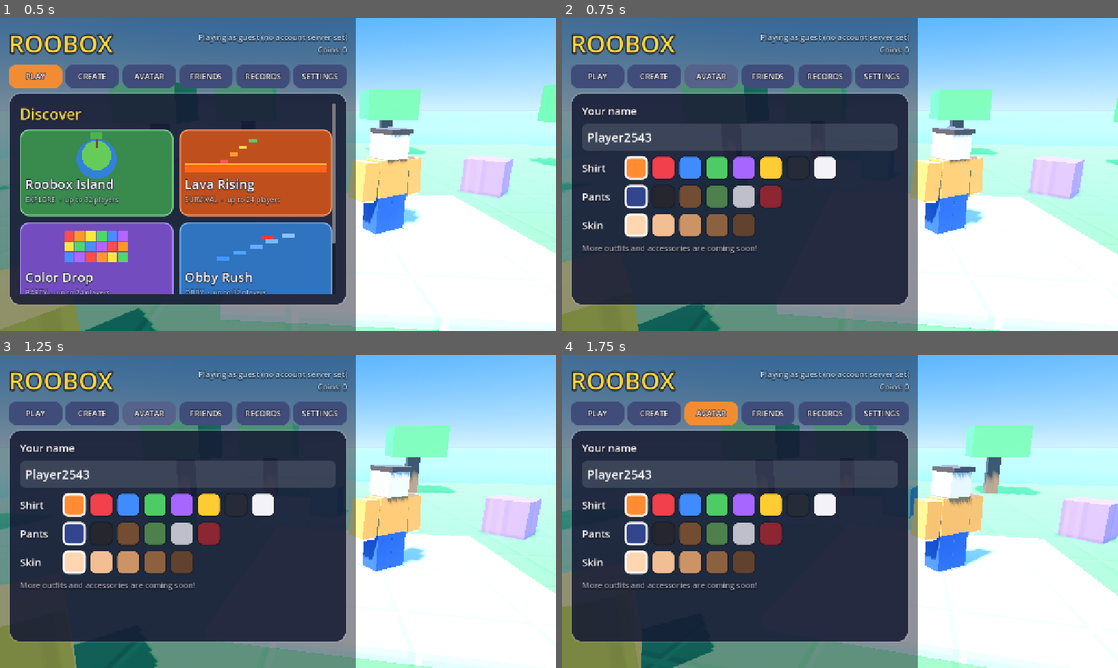
Above: before the commit, frames 1-4 (two rows, left to right).
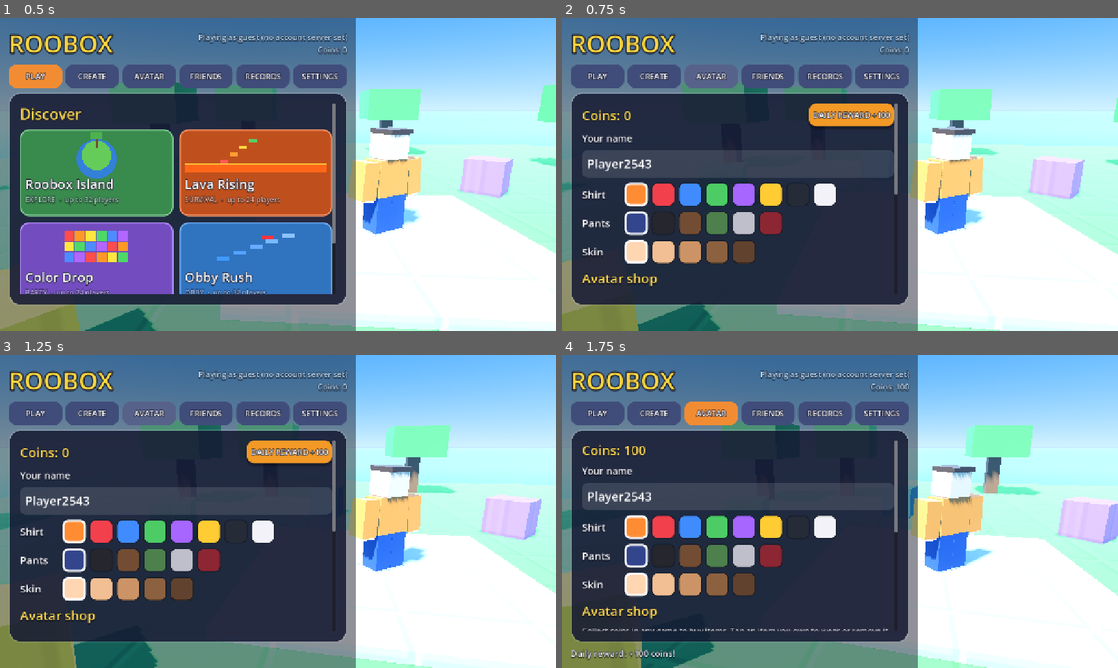
Above: after the commit, the same moments.

Repository: hishamnasrallah/Roobox
Game: Godot game, scene res://scenes/main.tscn
Same seed, same stepped clock (60 frames per second), same inputs: the game is played once before the commit and once after it.
Inputs (mouse positions are in pixels of both pictures, inside the frame that each line leads up to):
- Up to frame 1 (0.5 s): no input
- Up to frame 2 (0.75 s): click "AVATAR" at 0.5 s
- Up to frame 3 (1.25 s): no input
- Up to frame 4 (1.75 s): click (851, 452) at 1.25 s, where only the run after the commit has a clickable "DAILY REWARD +100"

Frame 1 is identical in both runs. In frame 2, 17% of the frame differs, in the area x 3-61%, y 27-86%; in frame 3, 17%; in frame 4, 16%.

Commit message:
Avatar shop and coin economy (v0.7)
- 15 procedural avatar items in 4 slots (hat, face, neck, back):
  party hat, beanie, cap, headphones, top hat, cowboy hat, viking horns,
  crown, halo, glasses, sunglasses, scarf, backpack, cape, angel wings
- Wallet = collected coins - spent; buy, wear/remove, daily reward
- Worn items are part of the player profile, sanitized by the server
  and shown on remote players; shop state syncs to the cloud
- AVATAR tab: wallet, daily reward, colors and the shop grid
- CI: shop test

Co-Authored-By: Claude Opus 5.5 <noreply@anthropic.com>
Claude-Session: https://claude.ai/code/session_016rzuTQe39KTYFPzzfvv5Rk

Diff:
--- a/game/project.godot
+++ b/game/project.godot
@@ -7,7 +7,7 @@
 
 config/name="Roobox"
 config/description="Blocky 3D multiplayer sandbox - Android first."
-config/version="0.6.0"
+config/version="0.7.0"
 run/main_scene="res://scenes/main.tscn"
 config/features=PackedStringArray("4.7", "Mobile")
 boot_splash/bg_color=Color(0.07, 0.09, 0.16, 1)
--- a/game/scripts/autoload/game.gd
+++ b/game/scripts/autoload/game.gd
@@ -45,6 +45,14 @@
 var server_address: String = "127.0.0.1"
 ## Coins collected across all sessions (saved locally + in the cloud).
 var lifetime_coins: int = 0
+## Coins spent in the avatar shop. Wallet = lifetime_coins - spent_coins.
+var spent_coins: int = 0
+var owned_items: Array = []
+## slot -> item id
+var equipped: Dictionary = {}
+var last_daily: String = ""
+
+const DAILY_REWARD := 100
 ## Account server (Nakama), e.g. "http://203.0.113.5:7350". Empty = guest.
 var backend_url: String = ""
 var backend_key: String = "defaultkey"
@@ -96,6 +104,10 @@
 		best_times = cfg.get_value("stats", "best_times", {}) as Dictionary
 		lifetime_coins = int(cfg.get_value("stats", "coins", 0))
 		best_scores = cfg.get_value("stats", "best_scores", {}) as Dictionary
+		spent_coins = int(cfg.get_value("shop", "spent", 0))
+		owned_items = cfg.get_value("shop", "owned", []) as Array
+		equipped = cfg.get_value("shop", "equipped", {}) as Dictionary
+		last_daily = str(cfg.get_value("shop", "last_daily", ""))
 		backend_url = str(cfg.get_value("online", "backend_url", ""))
 		backend_key = str(cfg.get_value("online", "backend_key", "defaultkey"))
 		device_id = str(cfg.get_value("online", "device_id", ""))
@@ -119,6 +131,10 @@
 	cfg.set_value("stats", "best_times", best_times)
 	cfg.set_value("stats", "coins", lifetime_coins)
 	cfg.set_value("stats", "best_scores", best_scores)
+	cfg.set_value("shop", "spent", spent_coins)
+	cfg.set_value("shop", "owned", owned_items)
+	cfg.set_value("shop", "equipped", equipped)
+	cfg.set_value("shop", "last_daily", last_daily)
 	cfg.set_value("online", "backend_url", backend_url)
 	cfg.set_value("online", "backend_key", backend_key)
 	cfg.set_value("online", "device_id", device_id)
@@ -137,7 +153,70 @@
 		"shirt": SHIRT_COLORS[shirt_index],
 		"pants": PANTS_COLORS[pants_index],
 		"skin": SKIN_COLORS[skin_index],
+		"items": equipped_ids(),
 	}
+
+
+# ----------------------------------------------------------------- shop ---
+
+func wallet() -> int:
+	return maxi(lifetime_coins - spent_coins, 0)
+
+
+func owns(id: String) -> bool:
+	return id in owned_items
+
+
+func equipped_ids() -> Array:
+	var out: Array = []
+	for slot in AvatarItems.SLOTS:
+		var id := str(equipped.get(slot, ""))
+		if id != "" and owns(id):
+			out.append(id)
+	return out
+
+
+## Buys an item with coins. Returns "" on success or an error message.
+func buy(id: String) -> String:
+	var it := AvatarItems.get_item(id)
+	if it.is_empty():
+		return "Unknown item"
+	if owns(id):
+		return "You already own it"
+	var price: int = it["price"]
+	if wallet() < price:
+		return "Not enough coins (%d more needed)" % (price - wallet())
+	spent_coins += price
+	owned_items.append(id)
+	equipped[it["slot"]] = id
+	save_profile()
+	return ""
+
+
+## Equips an owned item, or takes it off if it is already worn.
+func toggle_equip(id: String) -> void:
+	var it := AvatarItems.get_item(id)
+	if it.is_empty() or not owns(id):
+		return
+	var slot: String = it["slot"]
+	if equipped.get(slot, "") == id:
+		equipped.erase(slot)
+	else:
+		equipped[slot] = id
+	save_profile()
+
+
+func daily_available() -> bool:
+	return last_daily != Time.get_date_string_from_system()
+
+
+func claim_daily() -> int:
+	if not daily_available():
+		return 0
+	last_daily = Time.get_date_string_from_system()
+	lifetime_coins += DAILY_REWARD
+	save_profile()
+	return DAILY_REWARD
 
 
 # ---------------------------------------------------------------- state ---
--- a/game/scripts/autoload/network.gd
+++ b/game/scripts/autoload/network.gd
@@ -302,7 +302,21 @@
 		"shirt": _color(info.get("shirt"), Game.SHIRT_COLORS[0]),
 		"pants": _color(info.get("pants"), Game.PANTS_COLORS[0]),
 		"skin": _color(info.get("skin"), Game.SKIN_COLORS[0]),
+		"items": _items(info.get("items")),
 	}
+
+
+func _items(v: Variant) -> Array:
+	var out: Array = []
+	var slots: Dictionary = {}
+	if v is Array:
+		for id in v:
+			var it := AvatarItems.get_item(str(id))
+			if it.is_empty() or slots.has(it["slot"]):
+				continue
+			slots[it["slot"]] = true
+			out.append(str(id))
+	return out
 
 
 func _color(v: Variant, fallback: Color) -> Color:
--- /dev/null
+++ b/game/scripts/avatar/items.gd
@@ -0,0 +1,166 @@
+class_name AvatarItems
+extends RefCounted
+## Avatar shop catalog. Every item is built from primitives at runtime,
+## so the APK stays small. Slots: hat, face, neck, back (one item each).
+
+const ITEMS: Array[Dictionary] = [
+	{"id": "party_hat", "name": "Party Hat", "slot": "hat", "price": 50, "color": Color(1.0, 0.4, 0.7)},
+	{"id": "beanie", "name": "Beanie", "slot": "hat", "price": 80, "color": Color(0.3, 0.55, 1.0)},
+	{"id": "cap", "name": "Cap", "slot": "hat", "price": 100, "color": Color(0.95, 0.25, 0.3)},
+	{"id": "headphones", "name": "Headphones", "slot": "hat", "price": 200, "color": Color(0.15, 0.15, 0.2)},
+	{"id": "top_hat", "name": "Top Hat", "slot": "hat", "price": 250, "color": Color(0.1, 0.1, 0.12)},
+	{"id": "cowboy", "name": "Cowboy Hat", "slot": "hat", "price": 300, "color": Color(0.55, 0.35, 0.18)},
+	{"id": "horns", "name": "Viking Horns", "slot": "hat", "price": 400, "color": Color(0.95, 0.92, 0.8)},
+	{"id": "crown", "name": "Crown", "slot": "hat", "price": 600, "color": Color(1.0, 0.8, 0.2)},
+	{"id": "halo", "name": "Halo", "slot": "hat", "price": 800, "color": Color(1.0, 0.95, 0.5)},
+	{"id": "glasses", "name": "Glasses", "slot": "face", "price": 90, "color": Color(0.2, 0.25, 0.4)},
+	{"id": "sunglasses", "name": "Sunglasses", "slot": "face", "price": 150, "color": Color(0.05, 0.05, 0.08)},
+	{"id": "scarf", "name": "Scarf", "slot": "neck", "price": 120, "color": Color(0.9, 0.3, 0.25)},
+	{"id": "backpack", "name": "Backpack", "slot": "back", "price": 200, "color": Color(0.3, 0.6, 0.35)},
+	{"id": "cape", "name": "Hero Cape", "slot": "back", "price": 450, "color": Color(0.85, 0.15, 0.2)},
+	{"id": "wings", "name": "Angel Wings", "slot": "back", "price": 1000, "color": Color(1.0, 1.0, 1.0)},
+]
+const SLOTS: Array[String] = ["hat", "face", "neck", "back"]
+
+
+static func get_item(id: String) -> Dictionary:
+	for it in ITEMS:
+		if it["id"] == id:
+			return it
+	return {}
+
+
+static func exists(id: String) -> bool:
+	return not get_item(id).is_empty()
+
+
+## Attaches an item's meshes. `head` and `torso` are the avatar's joints
+## (head origin = neck; torso origin = hips).
+static func build(id: String, head: Node3D, torso: Node3D) -> void:
+	var it := get_item(id)
+	if it.is_empty():
+		return
+	var c: Color = it["color"]
+	match id:
+		"party_hat":
+			_cone(head, Vector3(0, 0.8, 0), 0.22, 0.42, c)
+			_ball(head, Vector3(0, 1.02, 0), 0.06, Color(1, 1, 0.4))
+		"beanie":
+			_box(head, Vector3(0, 0.66, 0.02), Vector3(0.64, 0.24, 0.62), c)
+			_ball(head, Vector3(0, 0.82, 0.02), 0.08, c.lightened(0.4))
+		"cap":
+			_box(head, Vector3(0, 0.63, 0.02), Vector3(0.63, 0.16, 0.6), c)
+			_box(head, Vector3(0, 0.57, -0.4), Vector3(0.58, 0.05, 0.32), c.darkened(0.2))
+		"headphones":
+			_box(head, Vector3(0, 0.64, 0), Vector3(0.68, 0.06, 0.12), c)
+			_box(head, Vector3(-0.34, 0.32, 0), Vector3(0.1, 0.24, 0.24), c)
+			_box(head, Vector3(0.34, 0.32, 0), Vector3(0.1, 0.24, 0.24), c)
+		"top_hat":
+			_cyl(head, Vector3(0, 0.62, 0), 0.42, 0.04, c)
+			_cyl(head, Vector3(0, 0.87, 0), 0.26, 0.46, c)
+			_cyl(head, Vector3(0, 0.7, 0), 0.265, 0.07, Color(0.8, 0.15, 0.2))
+		"cowboy":
+			_cyl(head, Vector3(0, 0.61, 0), 0.56, 0.04, c)
+			_cyl(head, Vector3(0, 0.74, 0), 0.26, 0.24, c)
+		"horns":
+			_box(head, Vector3(0, 0.62, 0), Vector3(0.64, 0.1, 0.62), Color(0.55, 0.55, 0.6))
+			for sx in [-1.0, 1.0]:
+				var h := _cone(head, Vector3(sx * 0.36, 0.72, 0), 0.08, 0.34, c)
+				h.rotation.z = -sx * 0.7
+		"crown":
+			var gold := Fx.metal_material(c, 0.3)
+			_cyl(head, Vector3(0, 0.66, 0), 0.3, 0.12, c).material_override = gold
+			for i in 6:
+				var a := TAU * i / 6.0
+				_box(head, Vector3(cos(a) * 0.26, 0.78, sin(a) * 0.26), Vector3(0.08, 0.14, 0.08), c).material_override = gold
+		"halo":
+			var t := MeshInstance3D.new()
+			var tm := TorusMesh.new()
+			tm.inner_radius = 0.2
+			tm.outer_radius = 0.26
+			t.mesh = tm
+			t.position = Vector3(0, 0.9, 0)
+			t.material_override = Fx.glow_material(c, 2.0)
+			head.add_child(t)
+		"glasses":
+			for sx in [-1.0, 1.0]:
+				_box(head, Vector3(sx * 0.13, 0.36, -0.3), Vector3(0.18, 0.13, 0.02), c)
+			_box(head, Vector3(0, 0.38, -0.3), Vector3(0.08, 0.03, 0.02), c)
+		"sunglasses":
+			var m := _box(head, Vector3(0, 0.36, -0.3), Vector3(0.52, 0.11, 0.04), c)
+			var sm := StandardMaterial3D.new()
+			sm.albedo_color = c
+			sm.metallic = 0.6
+			sm.roughness = 0.1
+			m.material_override = sm
+		"scarf":
+			_box(torso, Vector3(0, 0.8, 0), Vector3(0.72, 0.14, 0.5), c)
+			_box(torso, Vector3(0.22, 0.6, -0.25), Vector3(0.14, 0.34, 0.04), c)
+		"backpack":
+			_box(torso, Vector3(0, 0.4, 0.33), Vector3(0.52, 0.6, 0.24), c)
+			_box(torso, Vector3(0, 0.25, 0.46), Vector3(0.36, 0.22, 0.04), c.darkened(0.2))
+		"cape":
+			var cp := _box(torso, Vector3(0, 0.25, 0.26), Vector3(0.8, 1.05, 0.04), c)
+			cp.rotation.x = 0.12
+		"wings":
+			for sx in [-1.0, 1.0]:
+				var w := _box(torso, Vector3(sx * 0.5, 0.55, 0.32), Vector3(0.75, 0.5, 0.04), c)
+				w.rotation = Vector3(0, -sx * 0.45, sx * 0.25)
+				w.material_override = Fx.glow_material(c, 0.6)
+
+
+static func _mat(c: Color) -> StandardMaterial3D:
+	var m := StandardMaterial3D.new()
+	m.albedo_color = c
+	m.roughness = 0.4
+	m.metallic_specular = 0.6
+	return m
+
+
+static func _box(parent: Node3D, pos: Vector3, size: Vector3, c: Color) -> MeshInstance3D:
+	var mi := MeshInstance3D.new()
+	var m := BoxMesh.new()
+	m.size = size
+	mi.mesh = m
+	mi.position = pos
+	mi.material_override = _mat(c)
+	parent.add_child(mi)
+	return mi
+
+
+static func _cyl(parent: Node3D, pos: Vector3, radius: float, height: float, c: Color) -> MeshInstance3D:
+	var mi := MeshInstance3D.new()
+	var m := CylinderMesh.new()
+	m.top_radius = radius
+	m.bottom_radius = radius
+	m.height = height
+	mi.mesh = m
+	mi.position = pos
+	mi.material_override = _mat(c)
+	parent.add_child(mi)
+	return mi
+
+
+static func _cone(parent: Node3D, pos: Vector3, radius: float, height: float, c: Color) -> MeshInstance3D:
+	var mi := MeshInstance3D.new()
+	var m := CylinderMesh.new()
+	m.top_radius = 0.0
+	m.bottom_radius = radius
+	m.height = height
+	mi.mesh = m
+	mi.position = pos
+	mi.material_override = _mat(c)
+	parent.add_child(mi)
+	return mi
+
+
+static func _ball(parent: Node3D, pos: Vector3, radius: float, c: Color) -> MeshInstance3D:
+	var mi := MeshInstance3D.new()
+	var m := SphereMesh.new()
+	m.radius = radius
+	m.height = radius * 2.0
+	mi.mesh = m
+	mi.position = pos
+	mi.material_override = _mat(c)
+	parent.add_child(mi)
+	return mi
--- /dev/null
+++ b/game/scripts/debug/shop_test.gd
@@ -0,0 +1,66 @@
+extends Node
+## CI test for the coin economy and avatar shop:
+##   godot --headless --path game -- --shoptest
+
+var _fails: Array[String] = []
+
+
+func _check(ok: bool, what: String, detail: Variant = "") -> void:
+	print("SHOPTEST %s %s %s" % ["ok  " if ok else "FAIL", what, str(detail) if not ok else ""])
+	if not ok:
+		_fails.append(what)
+
+
+func _meshes(n: Node) -> int:
+	var c := 1 if n is MeshInstance3D else 0
+	for ch in n.get_children():
+		c += _meshes(ch)
+	return c
+
+
+func _ready() -> void:
+	var saved := [Game.lifetime_coins, Game.spent_coins, Game.owned_items.duplicate(), Game.equipped.duplicate(), Game.last_daily]
+	Game.lifetime_coins = 500
+	Game.spent_coins = 0
+	Game.owned_items = []
+	Game.equipped = {}
+
+	_check(Game.buy("crown") != "", "can't buy what you can't afford")
+	_check(Game.buy("cap") == "" and Game.wallet() == 400, "buy cap for 100", Game.wallet())
+	_check(Game.equipped.get("hat", "") == "cap", "bought item is worn")
+	_check(Game.buy("cap") != "", "can't buy twice")
+	_check(Game.buy("cape") != "", "not enough coins for the cape")
+	_check(Game.buy("sunglasses") == "" and Game.wallet() == 250, "buy sunglasses", Game.wallet())
+	_check(Game.profile()["items"] == ["cap", "sunglasses"], "profile lists worn items", Game.profile()["items"])
+
+	var plain := Avatar.new()
+	add_child(plain)
+	var fancy := Avatar.new()
+	fancy.apply_profile(Game.profile())
+	add_child(fancy)
+	_check(_meshes(fancy) > _meshes(plain) + 2, "items appear on the avatar", [_meshes(plain), _meshes(fancy)])
+
+	var clean := Network._sanitize({"name": "x", "items": ["cap", "beanie", "nope", "scarf"]})
+	_check(clean["items"] == ["cap", "scarf"], "network keeps one valid item per slot", clean["items"])
+
+	Game.toggle_equip("cap")
+	_check(Game.profile()["items"] == ["sunglasses"], "take an item off", Game.profile()["items"])
+	Game.toggle_equip("cap")
+	_check(Game.equipped.get("hat", "") == "cap", "wear it again")
+
+	Game.last_daily = ""
+	var before := Game.wallet()
+	_check(Game.claim_daily() == Game.DAILY_REWARD and Game.wallet() == before + Game.DAILY_REWARD, "daily reward")
+	_check(Game.claim_daily() == 0, "daily reward only once per day")
+
+	Game.lifetime_coins = saved[0]
+	Game.spent_coins = saved[1]
+	Game.owned_items = saved[2]
+	Game.equipped = saved[3]
+	Game.last_daily = saved[4]
+	Game.save_profile()
+	if _fails.is_empty():
+		print("SHOPTEST PASS")
+	else:
+		print("SHOPTEST FAIL: " + ", ".join(_fails))
+	get_tree().quit(0 if _fails.is_empty() else 1)
--- a/game/scripts/main.gd
+++ b/game/scripts/main.gd
@@ -32,6 +32,9 @@
 	_headless = DisplayServer.get_name() == "headless"
 	if OS.has_feature("dedicated_server") or args.has("--server"):
 		_run_server(args)
+		return
+	if args.has("--shoptest"):
+		add_child(load("res://scripts/debug/shop_test.gd").new())
 		return
 	if args.has("--backendtest"):
 		var bt: Node = load("res://scripts/debug/backend_test.gd").new()
--- a/game/scripts/online/backend.gd
+++ b/game/scripts/online/backend.gd
@@ -104,6 +104,14 @@
 		var local: float = Game.best_times.get(course, 0.0)
 		if t > 0.0 and (local <= 0.0 or t < local):
 			Game.best_times[course] = t
+	Game.spent_coins = maxi(Game.spent_coins, int(cloud.get("spent", 0)))
+	for id in cloud.get("owned", []):
+		if not Game.owns(str(id)) and AvatarItems.exists(str(id)):
+			Game.owned_items.append(str(id))
+	if Game.equipped.is_empty() and cloud.get("equipped") is Dictionary:
+		Game.equipped = cloud["equipped"]
+	if str(cloud.get("last_daily", "")) > Game.last_daily:
+		Game.last_daily = str(cloud["last_daily"])
 	var scores: Dictionary = cloud.get("best_scores", {})
 	for board: String in scores:
 		Game.best_scores[board] = maxi(int(Game.best_scores.get(board, 0)), int(scores[board]))
@@ -119,6 +127,10 @@
 		"coins": Game.lifetime_coins,
 		"best_times": Game.best_times,
 		"best_scores": Game.best_scores,
+		"spent": Game.spent_coins,
+		"owned": Game.owned_items,
+		"equipped": Game.equipped,
+		"last_daily": Game.last_daily,
 	})
 	await client.write_object("profile", "avatar", {
 		"shirt": Game.shirt_index, "pants": Game.pants_index, "skin": Game.skin_index,
--- a/game/scripts/player/avatar.gd
+++ b/game/scripts/player/avatar.gd
@@ -10,6 +10,9 @@
 @export var shoe_color: Color = Color(0.95, 0.95, 0.97)
 
 const HIP_HEIGHT := 0.85
+
+## Equipped shop item ids (see AvatarItems).
+var items: Array = []
 
 var _body: Node3D        # lean + squash root (at feet)
 var _hips: Node3D        # bobbing
@@ -43,6 +46,8 @@
 		pants_color = info["pants"]
 	if info.get("skin") is Color:
 		skin_color = info["skin"]
+	if info.get("items") is Array:
+		items = (info["items"] as Array).duplicate()
 
 
 func _build() -> void:
@@ -89,6 +94,9 @@
 	# Hair cap.
 	_box(_head, Vector3(0, 0.6, 0.03), Vector3(0.62, 0.1, 0.6), _mat(Color(0.25, 0.16, 0.1)))
 
+	for id in items:
+		AvatarItems.build(str(id), _head, _torso)
+
 
 func _limb(parent: Node3D, pivot: Vector3, size: Vector3, mat: Material) -> Node3D:
 	var joint := Node3D.new()
--- a/game/scripts/ui/menu.gd
+++ b/game/scripts/ui/menu.gd
@@ -118,7 +118,7 @@
 
 func _refresh_account() -> void:
 	if _account_label != null:
-		_account_label.text = "%s\nCoins: %d" % [Backend.status_text(), Game.lifetime_coins]
+		_account_label.text = "%s\nCoins: %d" % [Backend.status_text(), Game.wallet()]
 
 
 func set_busy(busy: bool) -> void:
@@ -408,7 +408,17 @@
 # -------------------------------------------------------------- avatar ---
 
 func _build_avatar() -> void:
-	_text(_content, "Your name", 24)
+	var top := HBoxContainer.new()
+	top.add_theme_constant_override("separation", 12)
+	_content.add_child(top)
+	var wallet := _text(top, "Coins: %d" % Game.wallet(), 30, Color(1.0, 0.85, 0.3))
+	wallet.size_flags_horizontal = Control.SIZE_EXPAND_FILL
+	if Game.daily_available():
+		var daily := UiStyle.button("DAILY REWARD +%d" % Game.DAILY_REWARD, Color(0.95, 0.6, 0.15), 18, 52)
+		daily.pressed.connect(_claim_daily)
+		top.add_child(daily)
+
+	_text(_content, "Your name", 22)
 	var name_edit := UiStyle.line_edit("Your name")
 	name_edit.max_length = Network.MAX_NAME
 	name_edit.text = Game.player_name
@@ -417,7 +427,62 @@
 	_add_swatches(_content, "Shirt", "shirt", Game.SHIRT_COLORS)
 	_add_swatches(_content, "Pants", "pants", Game.PANTS_COLORS)
 	_add_swatches(_content, "Skin", "skin", Game.SKIN_COLORS)
-	_text(_content, "More outfits and accessories are coming soon!", 18, Color(1, 1, 1, 0.6))
+
+	_text(_content, "Avatar shop", 30, Color(1.0, 0.85, 0.3))
+	_text(_content, "Collect coins in any game to buy items. Tap an item you own to wear or remove it.", 18, Color(1, 1, 1, 0.7))
+	var grid := GridContainer.new()
+	grid.columns = 3
+	grid.add_theme_constant_override("h_separation", 10)
+	grid.add_theme_constant_override("v_separation", 10)
+	_content.add_child(grid)
+	for it: Dictionary in AvatarItems.ITEMS:
+		grid.add_child(_shop_item(it))
+
+
+func _shop_item(it: Dictionary) -> Control:
+	var id: String = it["id"]
+	var owned := Game.owns(id)
+	var worn: bool = Game.equipped.get(it["slot"], "") == id
+	var col: Color = it["color"]
+	var label := "%s\n%s" % [it["name"], "WEARING" if worn else ("OWNED - tap to wear" if owned else "%d coins" % it["price"])]
+	var base := Color(0.2, 0.55, 0.3) if worn else (Color(0.25, 0.3, 0.48) if owned else Color(0.18, 0.2, 0.3))
+	var b := UiStyle.button(label, base, 17, 86)
+	b.size_flags_horizontal = Control.SIZE_EXPAND_FILL
+	var sb := UiStyle.box(base, 16, 8)
+	sb.border_color = col
+	sb.set_border_width_all(4)
+	b.add_theme_stylebox_override("normal", sb)
+	b.pressed.connect(func() -> void: _shop_press(id))
+	return b
+
+
+func _shop_press(id: String) -> void:
+	if Game.owns(id):
+		Game.toggle_equip(id)
+	else:
+		var err := Game.buy(id)
+		if err != "":
+			show_status(err, true)
+			Sfx.play("hit")
+			return
+		Sfx.play("win")
+		show_status("You bought %s!" % AvatarItems.get_item(id)["name"])
+	if Backend.online:
+		Backend.push_progress()
+	profile_changed.emit()
+	_refresh_account()
+	open_tab("AVATAR")
+
+
+func _claim_daily() -> void:
+	var got := Game.claim_daily()
+	if got > 0:
+		Sfx.play("coin")
+		show_status("Daily reward: +%d coins!" % got)
+		if Backend.online:
+			Backend.push_progress()
+	_refresh_account()
+	open_tab("AVATAR")
 
 
 func _on_name_changed(t: String) -> void:
Not shown, changed: game/export_presets.cfg
Not shown, changed: docs/ROADMAP.md
